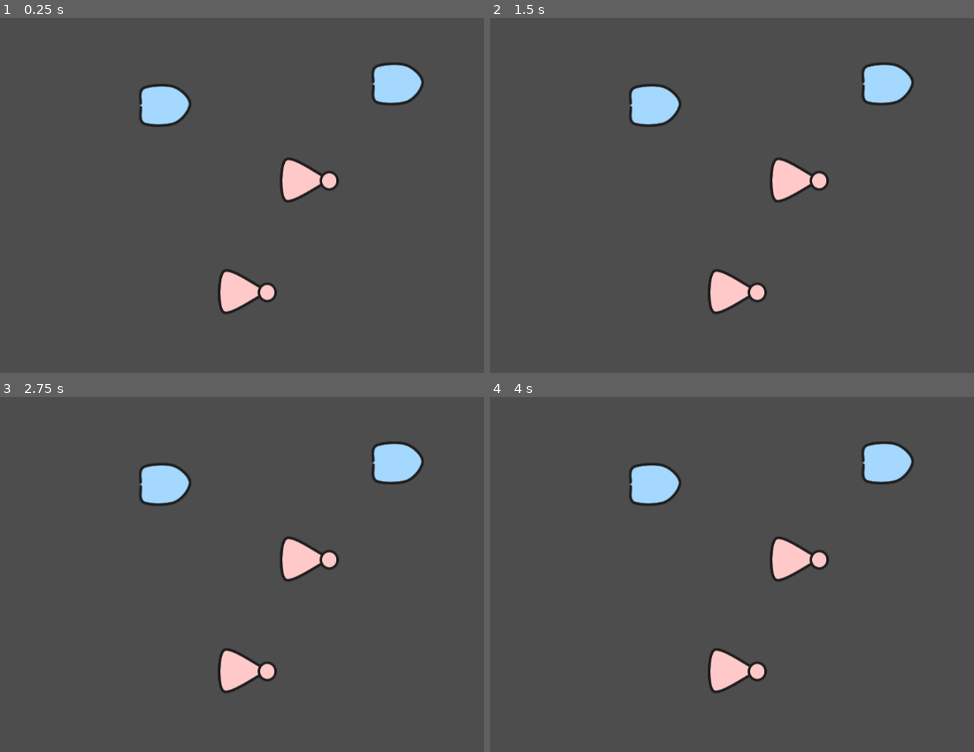
Above: before the commit, frames 1-4 (two rows, left to right).
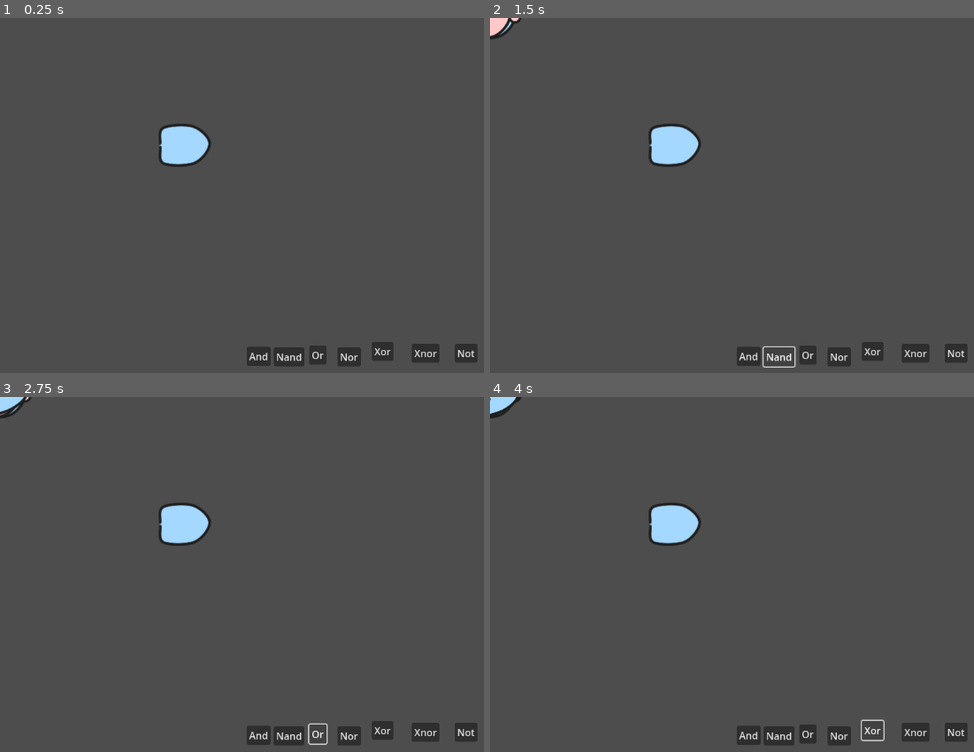
Above: after the commit, the same moments.

Repository: sininen-blue/logic-gate-game
Game: Godot game, scene res://main.tscn
Same seed, same stepped clock (60 frames per second), same inputs: the game is played once before the commit and once after it.
Inputs (mouse positions are in pixels of both pictures, inside the frame that each line leads up to):
- Up to frame 1 (0.25 s): no input
- Up to frame 2 (1.5 s): click (746, 355) at 0.5 s, where only the run after the commit has a clickable "And"; click (780, 355) at 1.25 s, where only the run after the commit has a clickable "Nand"
- Up to frame 3 (2.75 s): click (319, 734) at 2 s, where only the run after the commit has a clickable "Or"
- Up to frame 4 (4 s): click (838, 734) at 2.75 s, where only the run after the commit has a clickable "Nor"; click (872, 730) at 3.5 s, where only the run after the commit has a clickable "Xor"

The runs differ from the first frame. In frame 1, 6.7% of the frame differs, in the area x 28-99%, y 12-99%; in frame 2, 6.8%; in frame 3, 6.9%, in the area x 0-99%, y 0-99%; in frame 4, 6.9%.

Commit message:
feature: adding and removing gates

Diff:
--- a/gates/draggable.gd
+++ b/gates/draggable.gd
@@ -3,7 +3,7 @@
 signal gate_hover(source)
 signal gate_unhover(source)
 
-@onready var parent : Node = get_parent()
+@onready var parent : Area2D = get_parent()
 @onready var main : Node2D = get_parent().get_parent()
 
 func _ready() -> void:
@@ -14,7 +14,9 @@
 	self.gate_unhover.connect(main._on_gate_unhover)
 
 func _on_mouse_entered() -> void:
+	print("test")
 	gate_hover.emit(parent)
 
 func _on_mouse_exited() -> void:
+	print("test")
 	gate_unhover.emit(parent)
--- a/gates/gate_scenes/and_gate.tscn
+++ b/gates/gate_scenes/and_gate.tscn
@@ -1,7 +1,7 @@
 [gd_scene load_steps=6 format=3 uid="uid://c5qlhvya4xd5v"]
 
 [ext_resource type="PackedScene" uid="uid://bvh24svr303g1" path="res://gates/draggable.tscn" id="1_syx0w"]
-[ext_resource type="Texture2D" uid="uid://djovmqh5exgt0" path="res://assets/and-gate.png" id="2_hdlb4"]
+[ext_resource type="Texture2D" uid="uid://dos22tbxndw5a" path="res://assets/and.png" id="2_hdlb4"]
 [ext_resource type="PackedScene" uid="uid://wwlufhgwhth4" path="res://gates/input_area.tscn" id="3_jwepu"]
 [ext_resource type="PackedScene" uid="uid://b10g0m66gwypw" path="res://gates/output_area.tscn" id="4_8uoy4"]
 
@@ -20,5 +20,7 @@
 texture = ExtResource("2_hdlb4")
 
 [node name="InputArea" parent="." instance=ExtResource("3_jwepu")]
+position = Vector2(-104, 1)
 
 [node name="OutputArea" parent="." instance=ExtResource("4_8uoy4")]
+position = Vector2(85, 0)
--- /dev/null
+++ b/gates/gate_scenes/nand_gate.tscn
@@ -0,0 +1,26 @@
+[gd_scene load_steps=6 format=3 uid="uid://drvv5hmhf18c4"]
+
+[ext_resource type="PackedScene" uid="uid://bvh24svr303g1" path="res://gates/draggable.tscn" id="1_1vixa"]
+[ext_resource type="Texture2D" uid="uid://c17a1jr2ale75" path="res://assets/nand.png" id="2_ps7kv"]
+[ext_resource type="PackedScene" uid="uid://wwlufhgwhth4" path="res://gates/input_area.tscn" id="3_y3png"]
+[ext_resource type="PackedScene" uid="uid://b10g0m66gwypw" path="res://gates/output_area.tscn" id="4_8q66j"]
+
+[sub_resource type="RectangleShape2D" id="RectangleShape2D_3hss8"]
+size = Vector2(108, 82)
+
+[node name="NandGate" type="Area2D" groups=["gates"]]
+
+[node name="Draggable" parent="." instance=ExtResource("1_1vixa")]
+
+[node name="CollisionShape2D" type="CollisionShape2D" parent="."]
+position = Vector2(0, 1)
+shape = SubResource("RectangleShape2D_3hss8")
+
+[node name="Sprite" type="Sprite2D" parent="."]
+texture = ExtResource("2_ps7kv")
+
+[node name="InputArea" parent="." instance=ExtResource("3_y3png")]
+position = Vector2(-104, 1)
+
+[node name="OutputArea" parent="." instance=ExtResource("4_8q66j")]
+position = Vector2(85, 0)
--- /dev/null
+++ b/gates/gate_scenes/nor_gate.tscn
@@ -0,0 +1,26 @@
+[gd_scene load_steps=6 format=3 uid="uid://duilxkf42ilmt"]
+
+[ext_resource type="PackedScene" uid="uid://bvh24svr303g1" path="res://gates/draggable.tscn" id="1_oo7pi"]
+[ext_resource type="Texture2D" uid="uid://bygqrri866v4p" path="res://assets/nor.png" id="2_trdnk"]
+[ext_resource type="PackedScene" uid="uid://wwlufhgwhth4" path="res://gates/input_area.tscn" id="3_m645b"]
+[ext_resource type="PackedScene" uid="uid://b10g0m66gwypw" path="res://gates/output_area.tscn" id="4_ql84x"]
+
+[sub_resource type="RectangleShape2D" id="RectangleShape2D_3hss8"]
+size = Vector2(108, 82)
+
+[node name="NorGate" type="Area2D" groups=["gates"]]
+
+[node name="Draggable" parent="." instance=ExtResource("1_oo7pi")]
+
+[node name="CollisionShape2D" type="CollisionShape2D" parent="."]
+position = Vector2(0, 1)
+shape = SubResource("RectangleShape2D_3hss8")
+
+[node name="Sprite" type="Sprite2D" parent="."]
+texture = ExtResource("2_trdnk")
+
+[node name="InputArea" parent="." instance=ExtResource("3_m645b")]
+position = Vector2(-104, 1)
+
+[node name="OutputArea" parent="." instance=ExtResource("4_ql84x")]
+position = Vector2(85, 0)
--- a/gates/gate_scenes/not_gate.tscn
+++ b/gates/gate_scenes/not_gate.tscn
@@ -1,6 +1,6 @@
 [gd_scene load_steps=6 format=3 uid="uid://bqfvhr5nlejr2"]
 
-[ext_resource type="Texture2D" uid="uid://desheojy45n6e" path="res://assets/not-gate.png" id="1_6htsw"]
+[ext_resource type="Texture2D" uid="uid://bvc2dw1of1vea" path="res://assets/not.png" id="1_6htsw"]
 [ext_resource type="PackedScene" uid="uid://wwlufhgwhth4" path="res://gates/input_area.tscn" id="2_2sol2"]
 [ext_resource type="PackedScene" uid="uid://bvh24svr303g1" path="res://gates/draggable.tscn" id="2_ynals"]
 [ext_resource type="PackedScene" uid="uid://b10g0m66gwypw" path="res://gates/output_area.tscn" id="3_b8ej2"]
--- /dev/null
+++ b/gates/gate_scenes/or_gate.tscn
@@ -0,0 +1,26 @@
+[gd_scene load_steps=6 format=3 uid="uid://trfyab33tjl1"]
+
+[ext_resource type="PackedScene" uid="uid://bvh24svr303g1" path="res://gates/draggable.tscn" id="1_3c161"]
+[ext_resource type="Texture2D" uid="uid://bsyq6wetgnk8s" path="res://assets/or.png" id="2_jqhxq"]
+[ext_resource type="PackedScene" uid="uid://wwlufhgwhth4" path="res://gates/input_area.tscn" id="3_wuhf6"]
+[ext_resource type="PackedScene" uid="uid://b10g0m66gwypw" path="res://gates/output_area.tscn" id="4_68nn6"]
+
+[sub_resource type="RectangleShape2D" id="RectangleShape2D_3hss8"]
+size = Vector2(108, 82)
+
+[node name="OrGate" type="Area2D" groups=["gates"]]
+
+[node name="Draggable" parent="." instance=ExtResource("1_3c161")]
+
+[node name="CollisionShape2D" type="CollisionShape2D" parent="."]
+position = Vector2(0, 1)
+shape = SubResource("RectangleShape2D_3hss8")
+
+[node name="Sprite" type="Sprite2D" parent="."]
+texture = ExtResource("2_jqhxq")
+
+[node name="InputArea" parent="." instance=ExtResource("3_wuhf6")]
+position = Vector2(-104, 1)
+
+[node name="OutputArea" parent="." instance=ExtResource("4_68nn6")]
+position = Vector2(85, 0)
--- /dev/null
+++ b/gates/gate_scenes/xnor_gate.tscn
@@ -0,0 +1,26 @@
+[gd_scene load_steps=6 format=3 uid="uid://drlawv7vh62fi"]
+
+[ext_resource type="PackedScene" uid="uid://bvh24svr303g1" path="res://gates/draggable.tscn" id="1_kop1x"]
+[ext_resource type="Texture2D" uid="uid://d0gu0jnphk16h" path="res://assets/xnor.png" id="2_q4dp1"]
+[ext_resource type="PackedScene" uid="uid://wwlufhgwhth4" path="res://gates/input_area.tscn" id="3_smmoq"]
+[ext_resource type="PackedScene" uid="uid://b10g0m66gwypw" path="res://gates/output_area.tscn" id="4_uc6j4"]
+
+[sub_resource type="RectangleShape2D" id="RectangleShape2D_3hss8"]
+size = Vector2(108, 82)
+
+[node name="XnorGate" type="Area2D" groups=["gates"]]
+
+[node name="Draggable" parent="." instance=ExtResource("1_kop1x")]
+
+[node name="CollisionShape2D" type="CollisionShape2D" parent="."]
+position = Vector2(0, 1)
+shape = SubResource("RectangleShape2D_3hss8")
+
+[node name="Sprite" type="Sprite2D" parent="."]
+texture = ExtResource("2_q4dp1")
+
+[node name="InputArea" parent="." instance=ExtResource("3_smmoq")]
+position = Vector2(-104, 1)
+
+[node name="OutputArea" parent="." instance=ExtResource("4_uc6j4")]
+position = Vector2(85, 0)
--- /dev/null
+++ b/gates/gate_scenes/xor_gate.tscn
@@ -0,0 +1,26 @@
+[gd_scene load_steps=6 format=3 uid="uid://dns64jmleevqq"]
+
+[ext_resource type="PackedScene" uid="uid://bvh24svr303g1" path="res://gates/draggable.tscn" id="1_iiovn"]
+[ext_resource type="Texture2D" uid="uid://d4dlbefajnb4t" path="res://assets/xor.png" id="2_fowqt"]
+[ext_resource type="PackedScene" uid="uid://wwlufhgwhth4" path="res://gates/input_area.tscn" id="3_1gjs6"]
+[ext_resource type="PackedScene" uid="uid://b10g0m66gwypw" path="res://gates/output_area.tscn" id="4_u1vh1"]
+
+[sub_resource type="RectangleShape2D" id="RectangleShape2D_3hss8"]
+size = Vector2(108, 82)
+
+[node name="XorGate" type="Area2D" groups=["gates"]]
+
+[node name="Draggable" parent="." instance=ExtResource("1_iiovn")]
+
+[node name="CollisionShape2D" type="CollisionShape2D" parent="."]
+position = Vector2(0, 1)
+shape = SubResource("RectangleShape2D_3hss8")
+
+[node name="Sprite" type="Sprite2D" parent="."]
+texture = ExtResource("2_fowqt")
+
+[node name="InputArea" parent="." instance=ExtResource("3_1gjs6")]
+position = Vector2(-104, 1)
+
+[node name="OutputArea" parent="." instance=ExtResource("4_u1vh1")]
+position = Vector2(85, 0)
--- a/globals/grab_variables.gd
+++ b/globals/grab_variables.gd
@@ -2,10 +2,57 @@
 
 # have a list of all laready existing gates
 # add and remove gates
-var gates
+var gates : Array
 
 func _ready() -> void:
 	gates = get_tree().get_nodes_in_group("gates")
+
+
+# UI STUFF
+@export var and_scene : PackedScene
+@export var nand_scene : PackedScene
+@export var or_scene : PackedScene
+@export var nor_scene : PackedScene
+@export var xor_scene : PackedScene
+@export var xnor_scene : PackedScene
+@export var not_scene : PackedScene
+
+func _on_and_pressed() -> void:
+	var and_gate = and_scene.instantiate()
+	gates.append(and_gate)
+	add_child(and_gate)
+
+func _on_nand_pressed() -> void:
+	var nand_gate = nand_scene.instantiate()
+	gates.append(nand_gate)
+	add_child(nand_gate)
+
+func _on_or_pressed() -> void:
+	var or_gate = or_scene.instantiate()
+	gates.append(or_gate)
+	add_child(or_gate)
+
+func _on_nor_pressed() -> void:
+	var nor_gate = nor_scene.instantiate()
+	gates.append(nor_gate)
+	add_child(nor_gate)
+
+func _on_xor_pressed() -> void:
+	var xor_gate = xor_scene.instantiate()
+	gates.append(xor_gate)
+	add_child(xor_gate)
+
+func _on_xnor_pressed() -> void:
+	var xnor_gate = xnor_scene.instantiate()
+	gates.append(xnor_gate)
+	add_child(xnor_gate)
+
+func _on_not_pressed() -> void:
+	var not_gate = not_scene.instantiate()
+	gates.append(not_gate)
+	add_child(not_gate)
+
+
 
 
 # drag gates
@@ -25,6 +72,7 @@
 
 func _process(_delta: float) -> void:
 	handle_connections()
+
 	match state:
 		IDLE:
 			if Input.is_action_just_pressed("left_click"):
@@ -94,7 +142,11 @@
 		connection[0].set_point_position(0 ,connection[1].global_position)
 		connection[0].set_point_position(1 ,connection[2].global_position)
 
-# TODO add a check to make sure inputs only go to outputs and vice versa
+# TODO figure out how you want to handle 2 input gates
+# Probably just stick to one input area and then put a +1 in it's own variable
+# I just generally don't like this entire system
+# since it gets confusing pretty quickly
+# but i'll stick to it until the end of the week
 func _on_input_hover(source : Area2D):
 	if current_connection == null:
 		var line : Line2D = Line2D.new()
--- a/main.tscn
+++ b/main.tscn
@@ -1,21 +1,147 @@
-[gd_scene load_steps=4 format=3 uid="uid://ho70ru5nue5a"]
+[gd_scene load_steps=9 format=3 uid="uid://ho70ru5nue5a"]
 
 [ext_resource type="PackedScene" uid="uid://bqfvhr5nlejr2" path="res://gates/gate_scenes/not_gate.tscn" id="1_5xght"]
 [ext_resource type="Script" path="res://globals/grab_variables.gd" id="1_55ls6"]
 [ext_resource type="PackedScene" uid="uid://c5qlhvya4xd5v" path="res://gates/gate_scenes/and_gate.tscn" id="2_0xdea"]
+[ext_resource type="PackedScene" uid="uid://drvv5hmhf18c4" path="res://gates/gate_scenes/nand_gate.tscn" id="3_tb7ej"]
+[ext_resource type="PackedScene" uid="uid://trfyab33tjl1" path="res://gates/gate_scenes/or_gate.tscn" id="4_5wb77"]
+[ext_resource type="PackedScene" uid="uid://duilxkf42ilmt" path="res://gates/gate_scenes/nor_gate.tscn" id="5_8y84n"]
+[ext_resource type="PackedScene" uid="uid://dns64jmleevqq" path="res://gates/gate_scenes/xor_gate.tscn" id="6_djpvl"]
+[ext_resource type="PackedScene" uid="uid://drlawv7vh62fi" path="res://gates/gate_scenes/xnor_gate.tscn" id="7_6m4rs"]
 
 [node name="Main" type="Node2D"]
 y_sort_enabled = true
 script = ExtResource("1_55ls6")
+and_scene = ExtResource("2_0xdea")
+nand_scene = ExtResource("3_tb7ej")
+or_scene = ExtResource("4_5wb77")
+nor_scene = ExtResource("5_8y84n")
+xor_scene = ExtResource("6_djpvl")
+xnor_scene = ExtResource("7_6m4rs")
+not_scene = ExtResource("1_5xght")
 
-[node name="AndGate2" parent="." instance=ExtResource("2_0xdea")]
-position = Vector2(648, 107)
+[node name="MainUI" type="Control" parent="."]
+layout_mode = 3
+anchors_preset = 0
+offset_left = 669.0
+offset_top = 602.0
+offset_right = 669.0
+offset_bottom = 602.0
+metadata/_edit_use_anchors_ = true
 
-[node name="NotGate" parent="." instance=ExtResource("1_5xght")]
-position = Vector2(504, 264)
+[node name="And" type="Button" parent="MainUI"]
+layout_mode = 1
+anchors_preset = 7
+anchor_left = 0.5
+anchor_top = 1.0
+anchor_right = 0.5
+anchor_bottom = 1.0
+offset_left = -267.0
+offset_top = -66.0
+offset_right = -228.0
+offset_bottom = -35.0
+grow_horizontal = 2
+grow_vertical = 0
+text = "And"
 
-[node name="NotGate2" parent="." instance=ExtResource("1_5xght")]
-position = Vector2(403, 446)
+[node name="Nand" type="Button" parent="MainUI"]
+layout_mode = 1
+anchors_preset = 7
+anchor_left = 0.5
+anchor_top = 1.0
+anchor_right = 0.5
+anchor_bottom = 1.0
+offset_left = -212.0
+offset_top = -65.0
+offset_right = -184.0
+offset_bottom = -34.0
+grow_horizontal = 2
+grow_vertical = 0
+text = "Nand
+"
+
+[node name="Or" type="Button" parent="MainUI"]
+layout_mode = 1
+anchors_preset = 7
+anchor_left = 0.5
+anchor_top = 1.0
+anchor_right = 0.5
+anchor_bottom = 1.0
+offset_left = -165.0
+offset_top = -68.0
+offset_right = -137.0
+offset_bottom = -37.0
+grow_horizontal = 2
+grow_vertical = 0
+text = "Or"
+
+[node name="Nor" type="Button" parent="MainUI"]
+layout_mode = 1
+anchors_preset = 7
+anchor_left = 0.5
+anchor_top = 1.0
+anchor_right = 0.5
+anchor_bottom = 1.0
+offset_left = -119.0
+offset_top = -65.0
+offset_right = -81.0
+offset_bottom = -34.0
+grow_horizontal = 2
+grow_vertical = 0
+text = "Nor"
+
+[node name="Xor" type="Button" parent="MainUI"]
+layout_mode = 1
+anchors_preset = 7
+anchor_left = 0.5
+anchor_top = 1.0
+anchor_right = 0.5
+anchor_bottom = 1.0
+offset_left = -63.0
+offset_top = -74.0
+offset_right = -28.0
+offset_bottom = -43.0
+grow_horizontal = 2
+grow_vertical = 0
+text = "Xor"
+
+[node name="Xnor" type="Button" parent="MainUI"]
+layout_mode = 1
+anchors_preset = 7
+anchor_left = 0.5
+anchor_top = 1.0
+anchor_right = 0.5
+anchor_bottom = 1.0
+offset_left = 2.0
+offset_top = -71.0
+offset_right = 47.0
+offset_bottom = -40.0
+grow_horizontal = 2
+grow_vertical = 0
+text = "Xnor"
+
+[node name="Not" type="Button" parent="MainUI"]
+layout_mode = 1
+anchors_preset = 7
+anchor_left = 0.5
+anchor_top = 1.0
+anchor_right = 0.5
+anchor_bottom = 1.0
+offset_left = 72.0
+offset_top = -71.0
+offset_right = 109.0
+offset_bottom = -40.0
+grow_horizontal = 2
+grow_vertical = 0
+text = "Not"
 
 [node name="AndGate" parent="." instance=ExtResource("2_0xdea")]
-position = Vector2(269, 142)
+position = Vector2(301, 207)
+
+[connection signal="pressed" from="MainUI/And" to="." method="_on_and_pressed"]
+[connection signal="pressed" from="MainUI/Nand" to="." method="_on_nand_pressed"]
+[connection signal="pressed" from="MainUI/Or" to="." method="_on_or_pressed"]
+[connection signal="pressed" from="MainUI/Nor" to="." method="_on_nor_pressed"]
+[connection signal="pressed" from="MainUI/Xor" to="." method="_on_xor_pressed"]
+[connection signal="pressed" from="MainUI/Xnor" to="." method="_on_xnor_pressed"]
+[connection signal="pressed" from="MainUI/Not" to="." method="_on_not_pressed"]
Renamed: assets/and-gate.png -> assets/and.png
Not shown, added: assets/and.png.import
Binary file added: assets/nand.png
Not shown, added: assets/nand.png.import
Binary file added: assets/nor.png
Not shown, added: assets/nor.png.import
Binary file removed: assets/not-gate.png
Binary file added: assets/not.png
Not shown, added: assets/not.png.import
Binary file added: assets/or.png
Not shown, added: assets/or.png.import
Binary file added: assets/out off.png
(and 11 more such lines)
